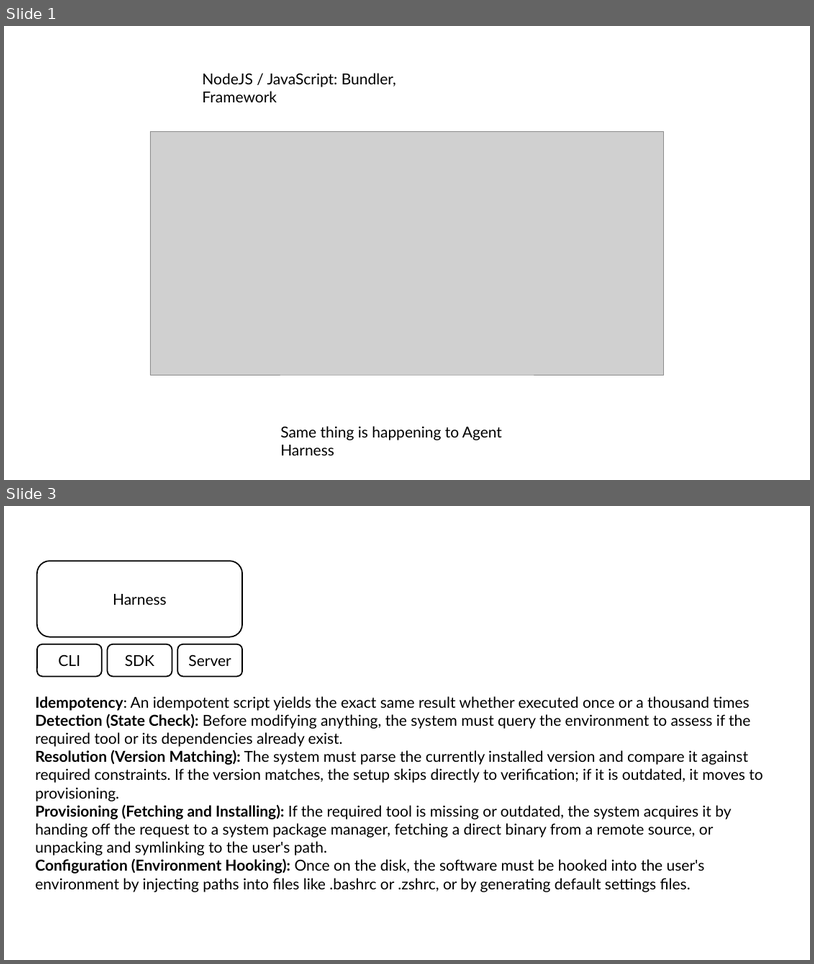
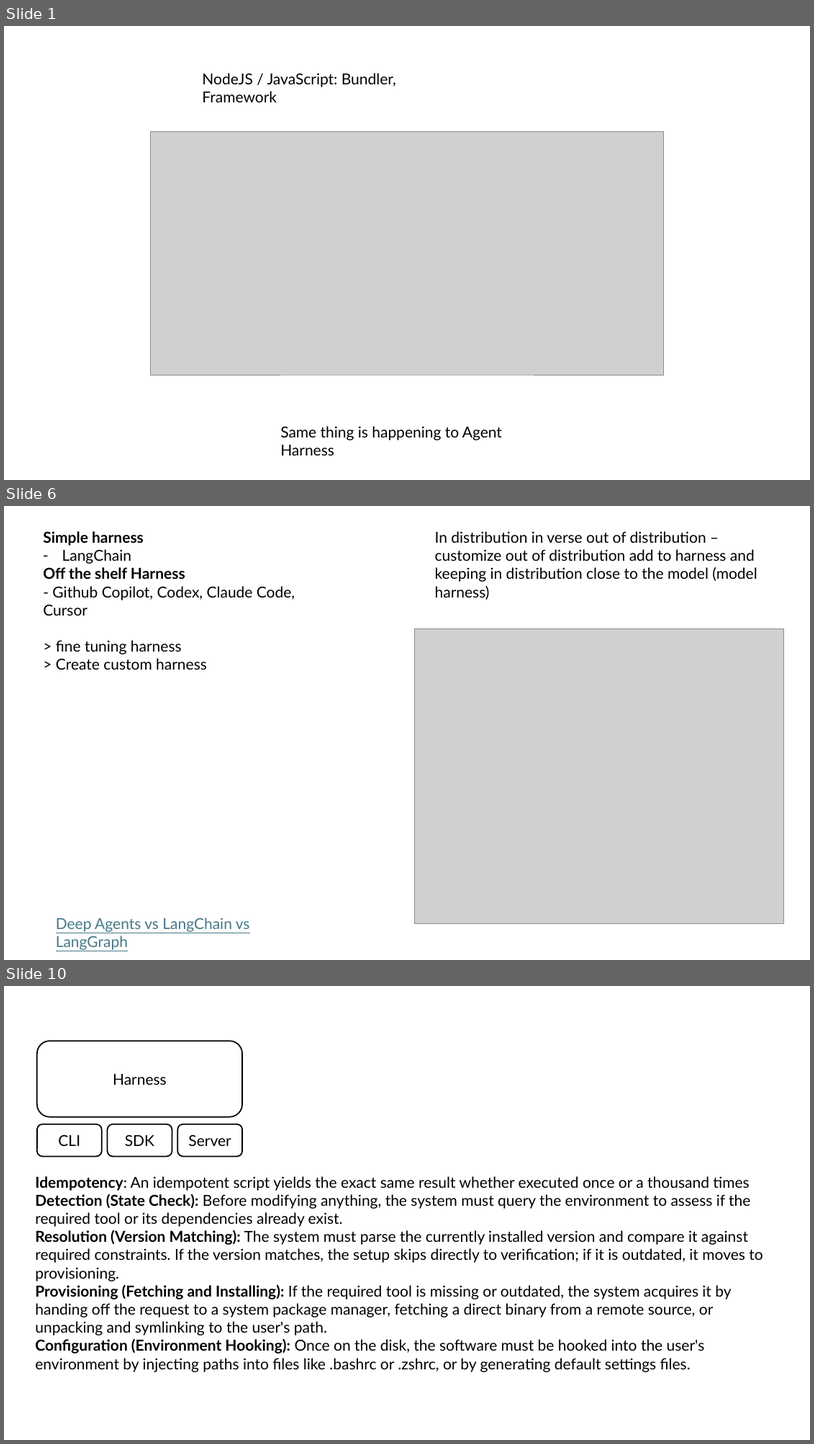
Before and after one commit to carlosmarte/knowledge-base-documentation, a slide deck: conference-presentations/agent-harness-sdks/LDE Agent SDK and Custom Agent Harness.pptx. Shown one above the other, each under a label of ours: slides 1 and 3 before the commit, slides 1, 6 and 10 after it; the slides between them are not shown. The pictures are 814x964 and 814x1444 pixels, drawn with LibreOffice and Linux fonts; fonts in the diff are those of the drawing; grey boxes stand for pictures. Boxes give left, top, right and bottom in pixels: in the first picture for what was removed or moved away, otherwise in the second. Text is boxed around its words. In the diff, an @@ line names an element or a change of style, - is before the commit and + after.

```diff
--- a/conference-presentations/agent-harness-sdks/LDE Agent SDK and Custom Agent Harness.pptx
+++ b/conference-presentations/agent-harness-sdks/LDE Agent SDK and Custom Agent Harness.pptx
@@ slide 6 added at box(4, 506, 810, 960), background #FFFFFF @@
@@ text added at box(43, 531, 295, 669), 18 pt, text #000000 @@
+Simple harness
+– LangChain
+Off the shelf Harness
+- Github Copilot, Codex, Claude Code, Cursor
+> fine tuning harness
+> Create custom harness
@@ text added at box(435, 531, 757, 600), 18 pt, text #000000 @@
+In distribution in verse out of distribution – customize out of distribution add to harness and keeping in distribution close to the model (model harness)
@@ picture added at box(415, 629, 784, 924) @@
@@ text added at box(56, 917, 250, 950), 18 pt, text #467886, underline @@
+Deep Agents vs LangChain vs LangGraph
@@ what was slide 3 is now slide 10 @@
```
Also in this commit, not shown: 2 slides changed, 10 other slides added.
